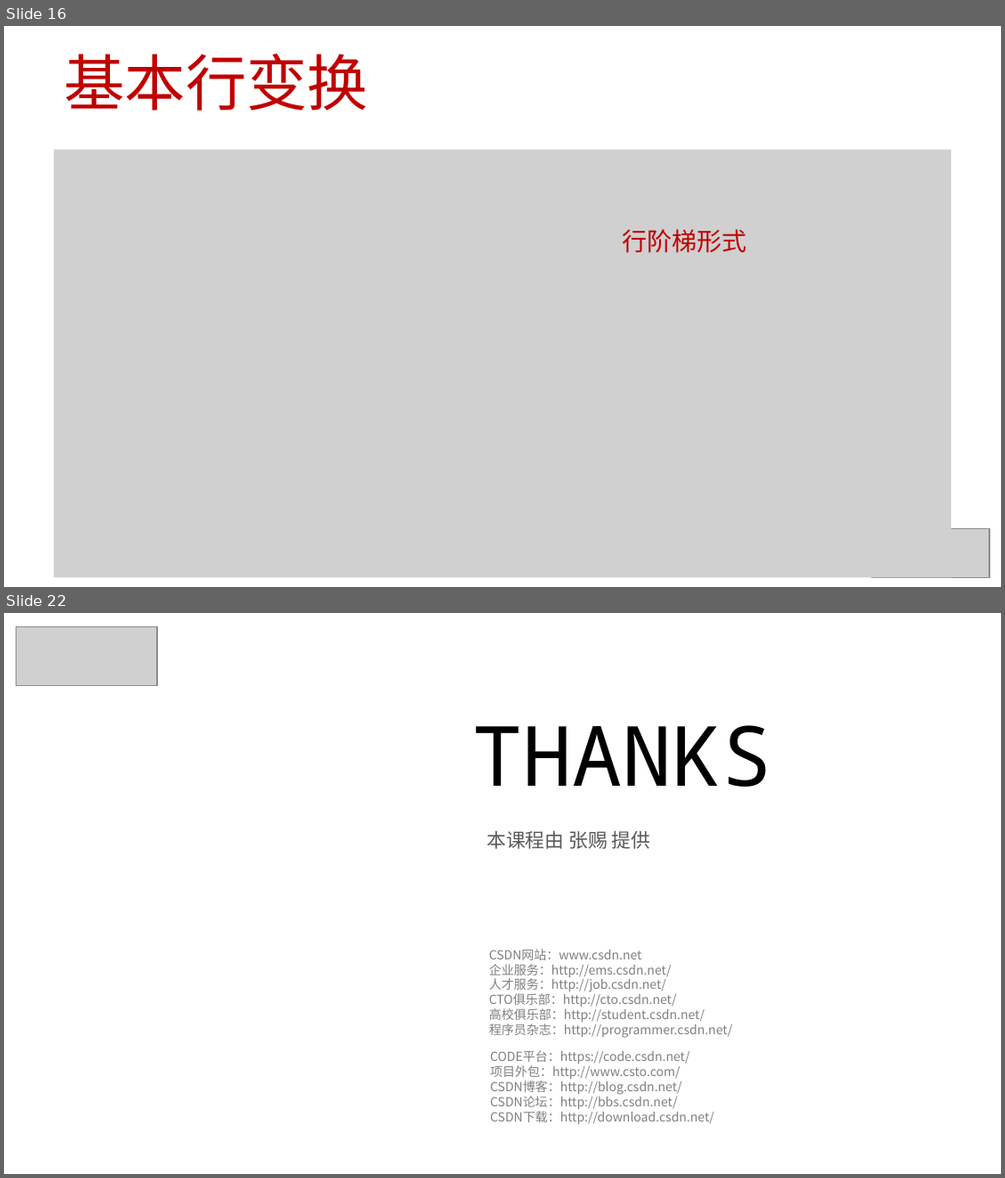
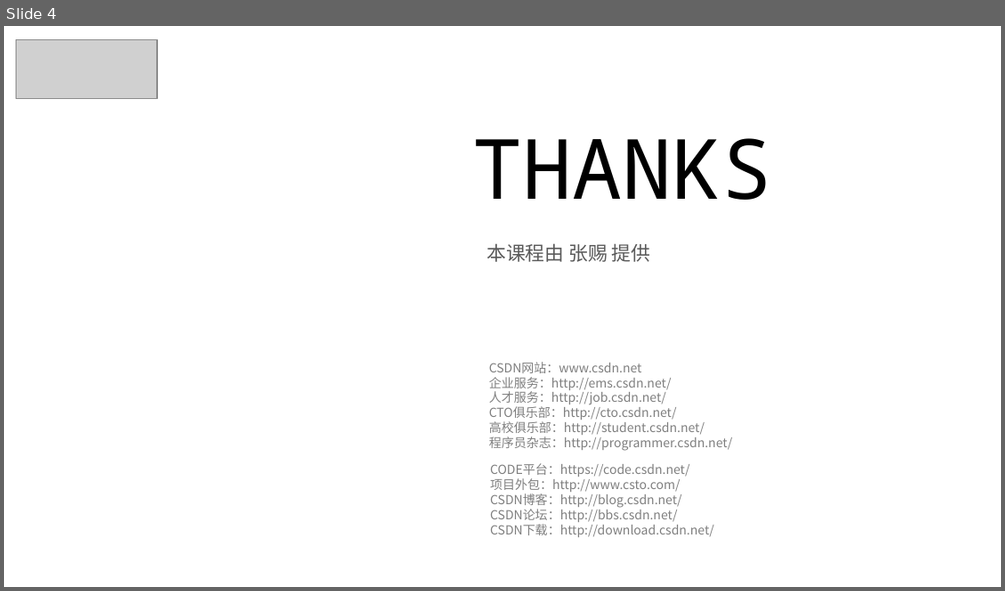
Before and after one commit to 0000duck/ComputerGraphicsBasics, a slide deck: PPT/12_高斯消元法.pptx. Shown one above the other, each under a label of ours: slides 16 and 22 before the commit, slide 4 after it; the slides between them are not shown. The pictures are 1005x1178 and 1005x591 pixels, drawn with LibreOffice and Linux fonts; fonts in the diff are those of the drawing; grey boxes stand for pictures; background and template pictures are left out. Boxes give left, top, right and bottom in pixels: in the first picture for what was removed or moved away, otherwise in the second. Text is boxed around its words. In the diff, an @@ line names an element or a change of style, - is before the commit and + after.

```diff
--- a/PPT/12_高斯消元法.pptx
+++ b/PPT/12_高斯消元法.pptx
@@ slide 16 removed at <box>4,26,1001,587</box>, background #FFFFFF @@
@@ title removed at <box>64,54,368,111</box> @@
-基本行变换
@@ picture removed at <box>54,150,951,577</box> @@
@@ picture removed at <box>403,173,601,294</box> @@
@@ text removed at <box>622,229,746,253</box> @@
-行阶梯形式
@@ picture removed at <box>871,528,989,577</box> @@
@@ what was slide 22 is now slide 4 @@
```
Also in this commit, not shown: 17 other slides removed, 7 other files.
